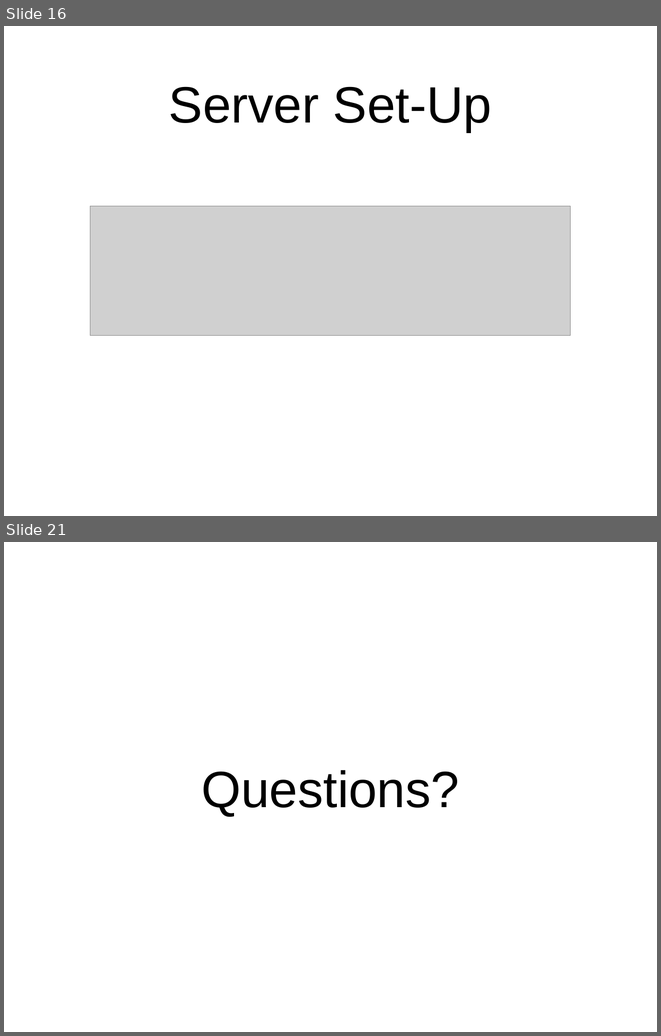
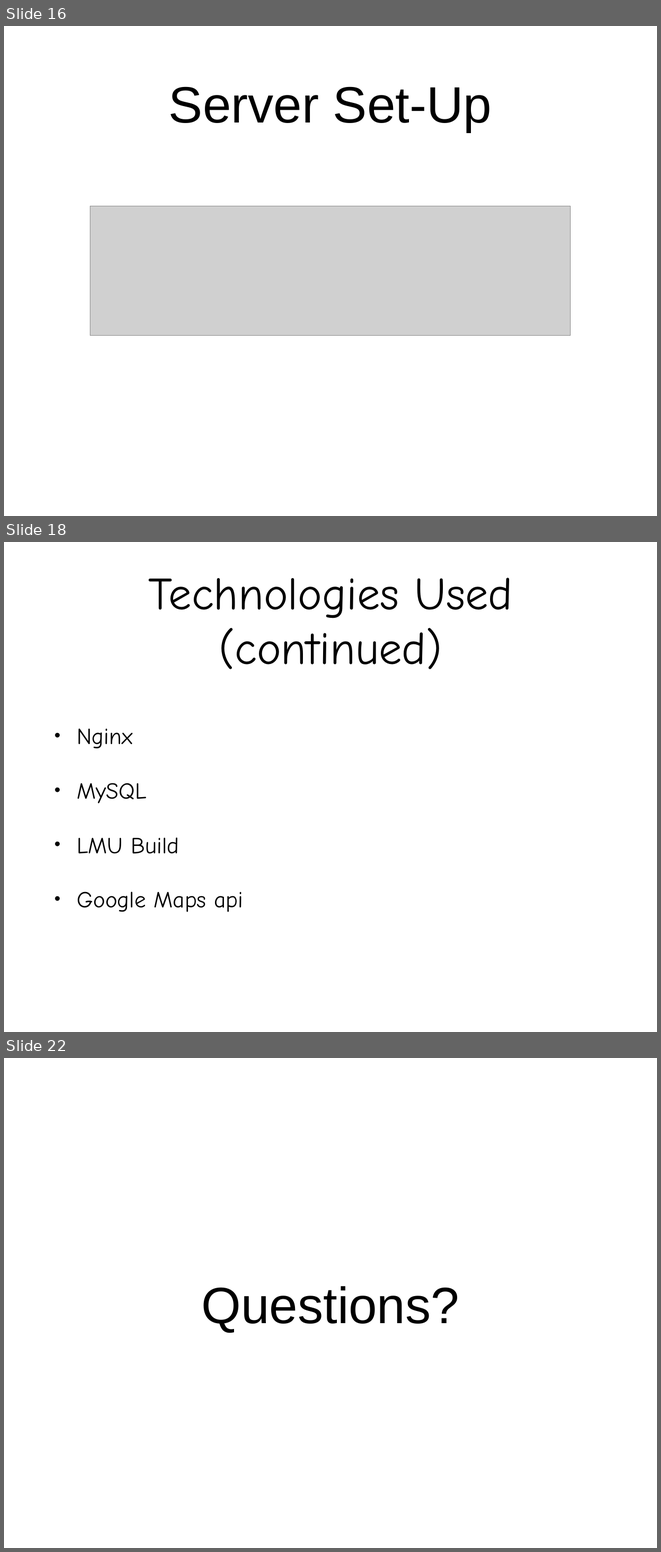
Before and after one commit to Tohoma/Parkit, a slide deck: docs/PARKIT Powerpoint.pptx. Shown one above the other, each under a label of ours: slides 16 and 21 before the commit, slides 16, 18 and 22 after it; the slides between them are not shown. The pictures are 661x1036 and 661x1552 pixels, drawn with LibreOffice and Linux fonts; fonts in the diff are those of the drawing; grey boxes stand for pictures. Boxes give left, top, right and bottom in pixels: in the first picture for what was removed or moved away, otherwise in the second. Text is boxed around its words. In the diff, an @@ line names an element or a change of style, - is before the commit and + after.

```diff
--- a/docs/PARKIT Powerpoint.pptx
+++ b/docs/PARKIT Powerpoint.pptx
@@ slide 18 added at <box>4,542,657,1032</box>, background #FFFFFF @@
@@ title added at <box>148,578,513,669</box>, 72 pt, text #000000 @@
+Technologies Used (continued)
@@ text added at <box>77,728,243,912</box>, 36 pt, text #000000 @@
+• Nginx
+• MySQL
+• LMU Build
+• Google Maps api
@@ what was slide 21 is now slide 22 @@
```
Also in this commit, not shown: 8 slides changed, 5 other files.
